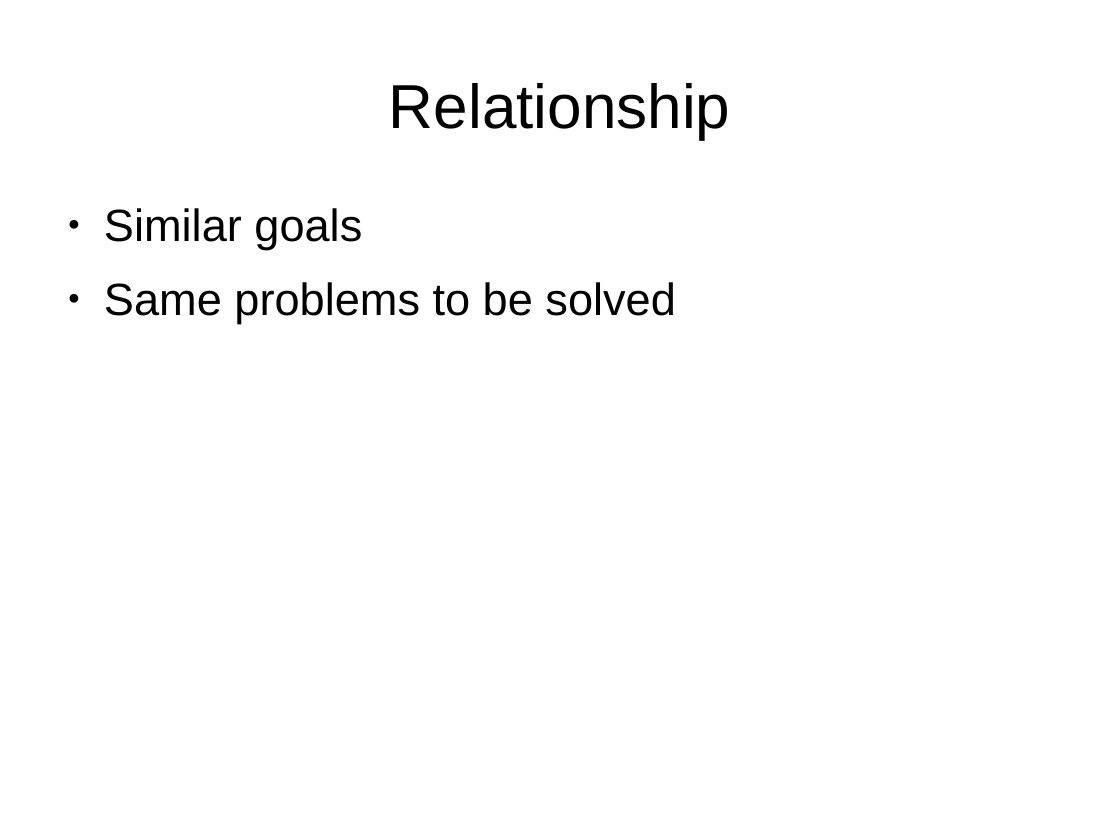
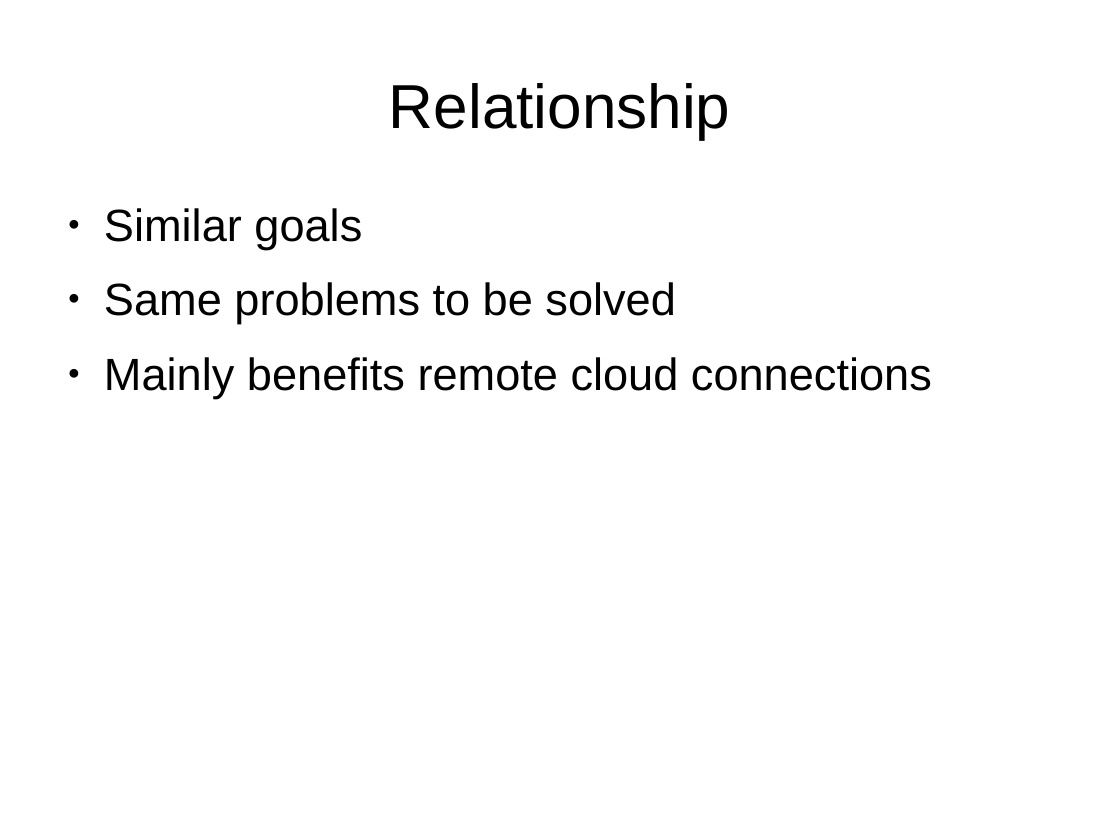
Before and after one commit to nipakoo/Mobile-Data-Analytics, a slide deck: slide 9 of presentation.odp. Drawn at 1120x840 pixels with LibreOffice and Linux fonts; fonts in the diff are those of the drawing. Boxes give left, top, right and bottom in pixels: in the first picture for what was removed or moved away, otherwise in the second. Text is boxed around its words. In the diff, an @@ line names an element or a change of style, - is before the commit and + after.

```diff
--- a/presentation.odp
+++ b/presentation.odp
@@ text at (104, 357, 932, 398): paragraph added @@
+● Mainly benefits remote cloud connections
```
Also in this commit, not shown: 5 other slides changed, 3 other files.
